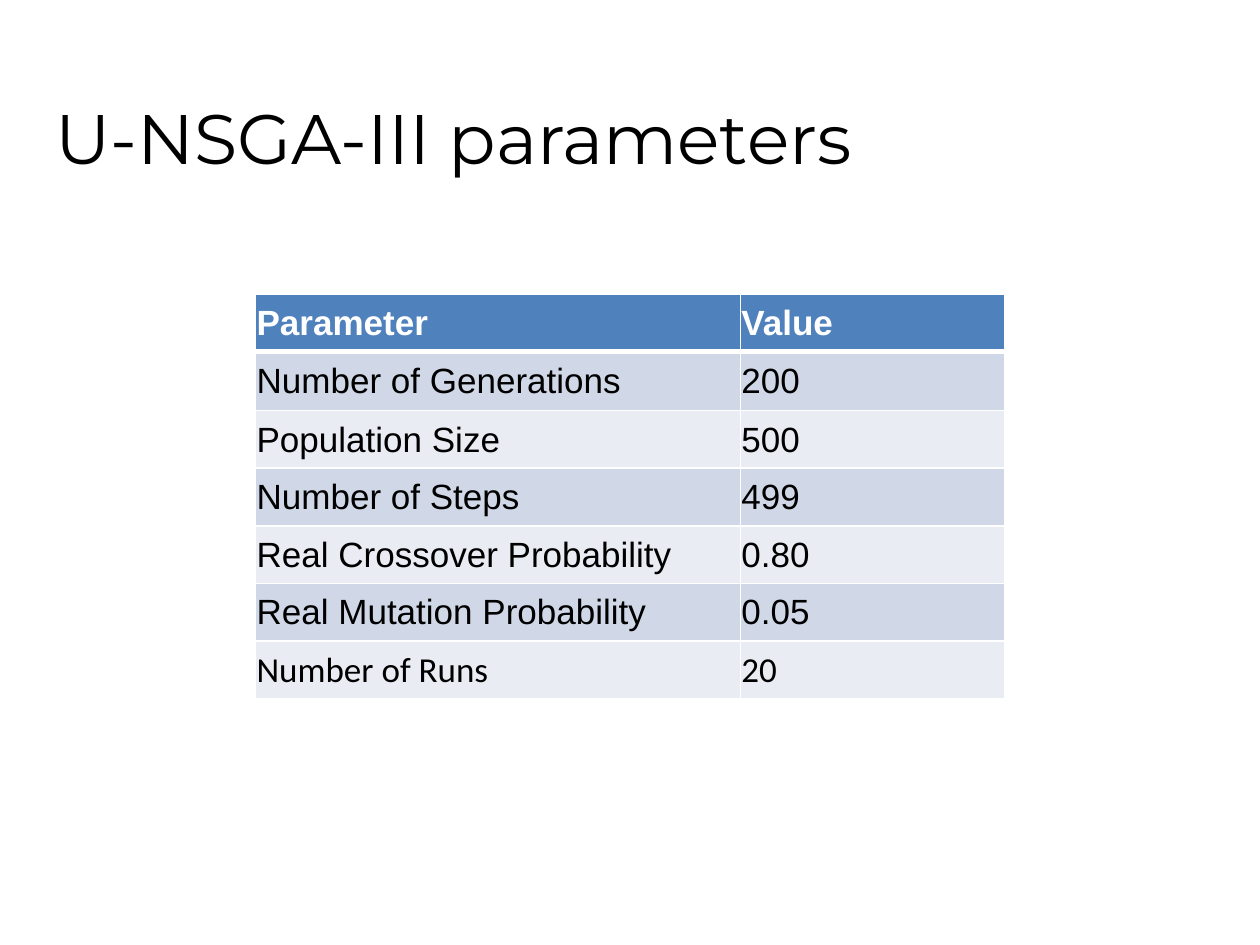
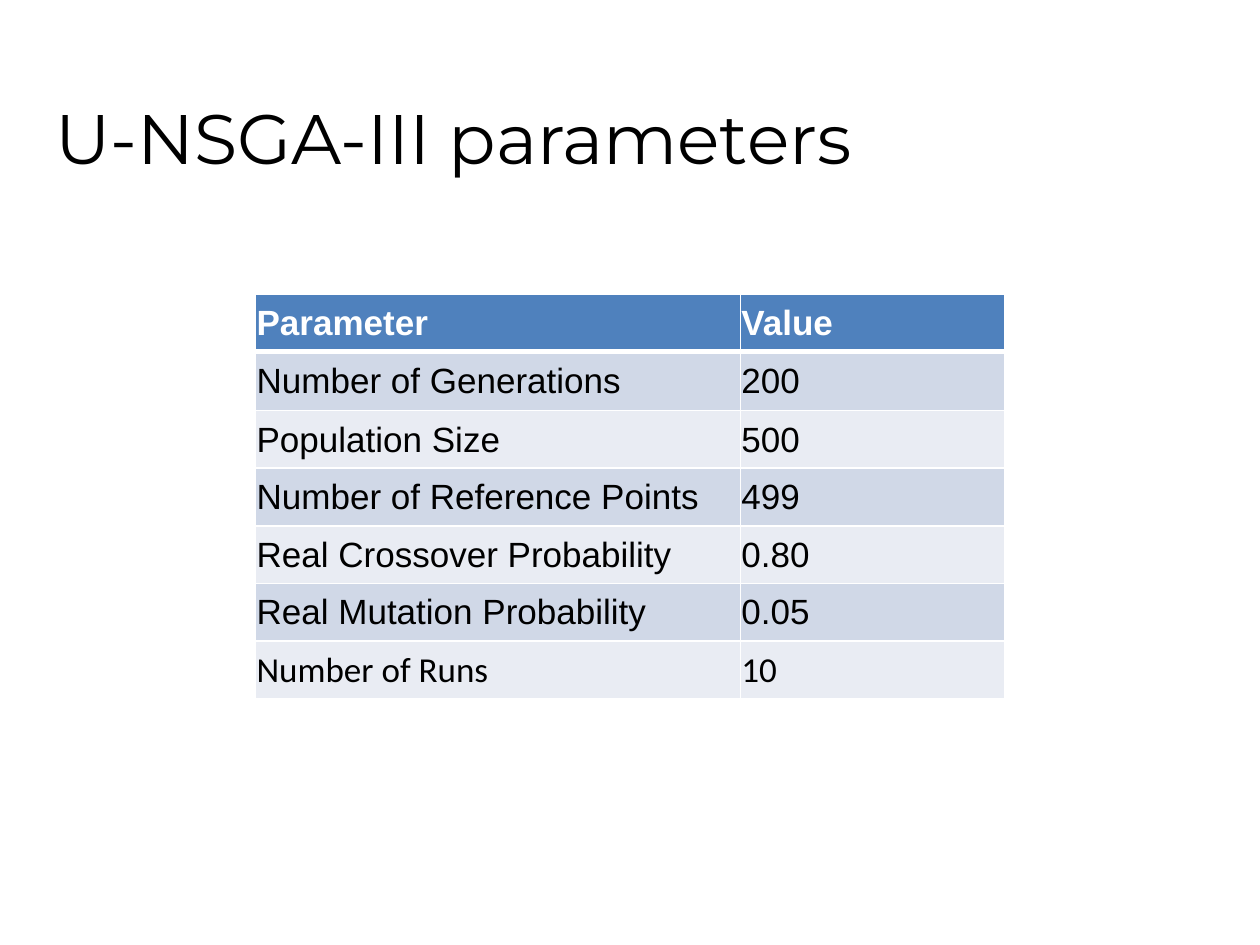
Before and after one commit to fhh23/Evolving-Stock-Market-Indicators-Using-Multi-Objective-Genetic-Algorithms, a slide deck: slide 15 of CSE848_Hormasji_Reiff_ProjectPresentation.pptx (slide 16 before the commit). Drawn at 1260x945 pixels with LibreOffice and Linux fonts; fonts in the diff are those of the drawing; background and template pictures are left out. Boxes give left, top, right and bottom in pixels: in the first picture for what was removed or moved away, otherwise in the second. Text is boxed around its words. In the diff, an @@ line names an element or a change of style, - is before the commit and + after.

```diff
--- a/CSE848_Hormasji_Reiff_ProjectPresentation.pptx
+++ b/CSE848_Hormasji_Reiff_ProjectPresentation.pptx
@@ table at <box>256,294,1005,698</box> @@
-row 4, column 1: Number of Steps
+row 4, column 1: Number of Reference Points
-row 7, column 2: 20
+row 7, column 2: 10
```
Also in this commit, not shown: 10 other slides changed, 3 slides added, 1 slide removed, 3 other files.
